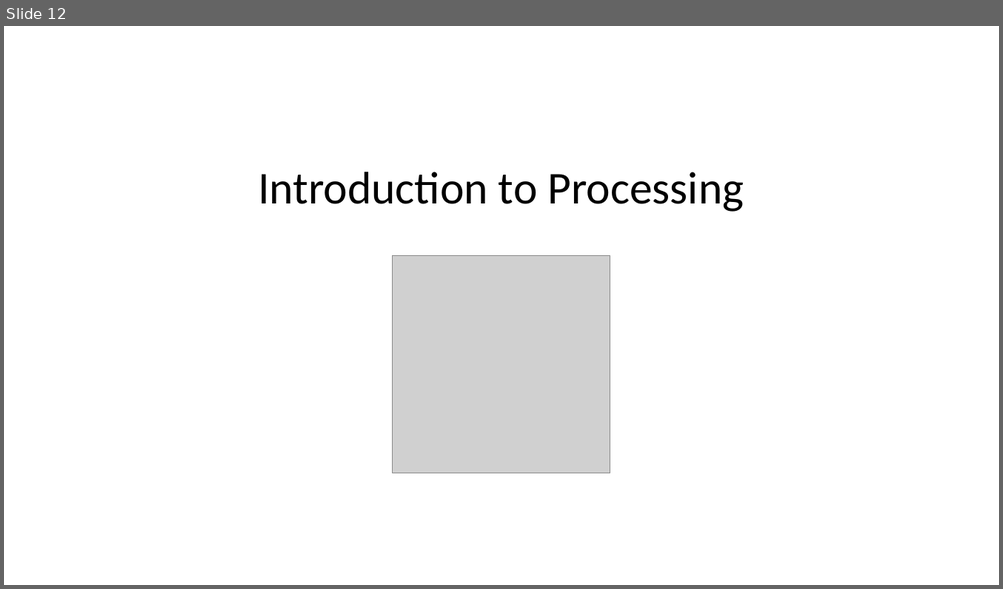
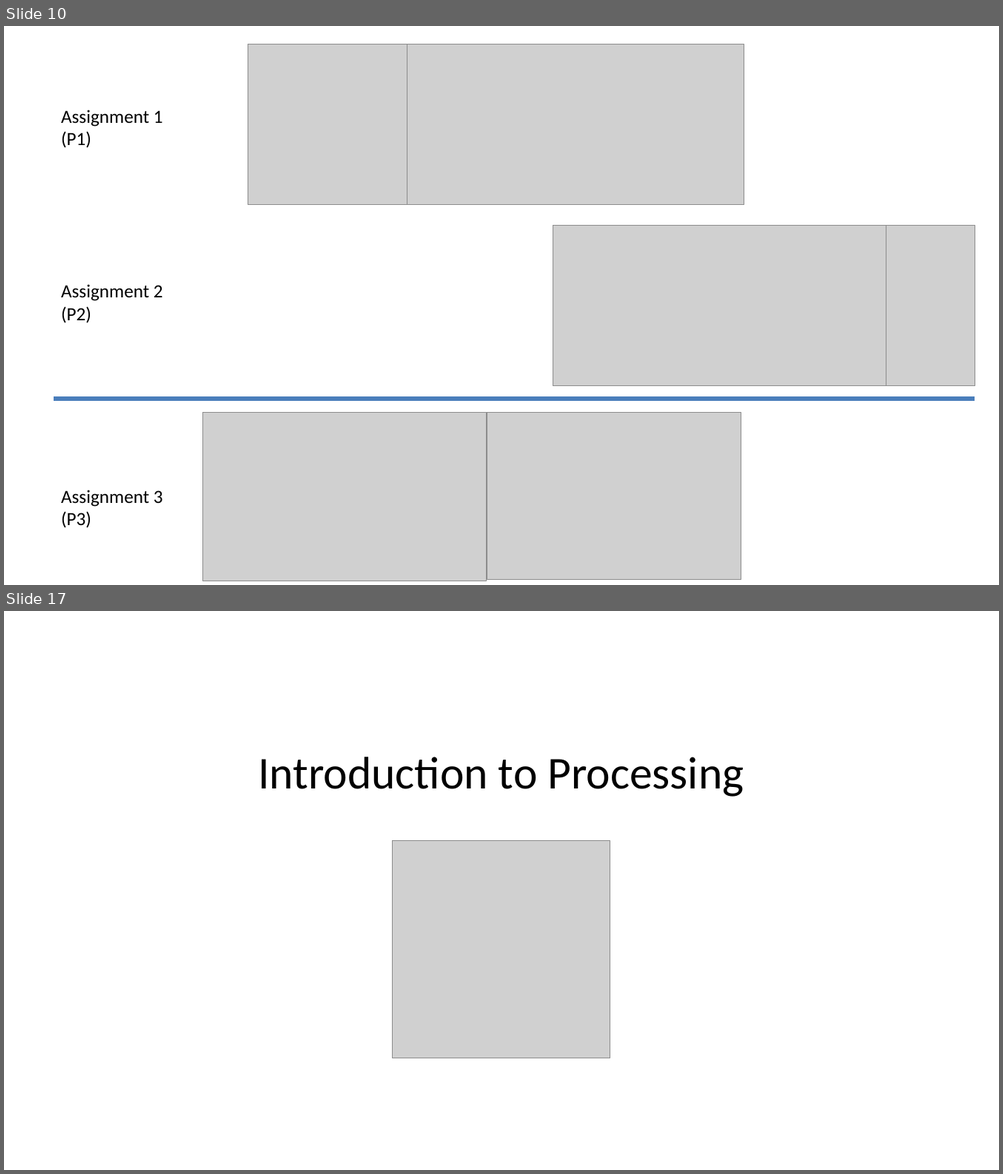
Before and after one commit to wit-hdip-comp-sci-2019/wit-hdip-comp-sci-2019.github.io, a slide deck: g1-induction/unit-1-semester-1/talk-3-programming/a-intro-to-programming.pptx. Shown one above the other, each under a label of ours: slide 12 before the commit, slides 10 and 17 after it; the slides between them are not shown. The pictures are 1003x589 and 1003x1174 pixels, drawn with LibreOffice and Linux fonts; fonts in the diff are those of the drawing; grey boxes stand for pictures. Boxes give left, top, right and bottom in pixels: in the first picture for what was removed or moved away, otherwise in the second. Text is boxed around its words. In the diff, an @@ line names an element or a change of style, - is before the commit and + after.

```diff
--- a/g1-induction/unit-1-semester-1/talk-3-programming/a-intro-to-programming.pptx
+++ b/g1-induction/unit-1-semester-1/talk-3-programming/a-intro-to-programming.pptx
@@ slide 10 added at [4, 26, 999, 585], background #FFFFFF @@
@@ picture added at [248, 44, 408, 205] @@
@@ picture added at [407, 44, 744, 204] @@
@@ text added at [61, 110, 163, 148], 18 pt, text #000000 @@
+Assignment 1
+(P1)
@@ picture added at [552, 225, 886, 386] @@
@@ picture added at [887, 225, 975, 386] @@
@@ text added at [61, 284, 163, 323], 18 pt, text #000000 @@
+Assignment 2
+(P2)
@@ line added from (54, 399) to (975, 399), #4B7EBC 3.75 pt @@
@@ picture added at [203, 412, 486, 581] @@
@@ picture added at [486, 412, 741, 580] @@
@@ text added at [61, 490, 163, 528], 18 pt, text #000000 @@
+Assignment 3
+(P3)
@@ what was slide 12 is now slide 17 @@
```
Also in this commit, not shown: 11 slides changed, 7 other slides added, 3 slides removed, 11 other files.
